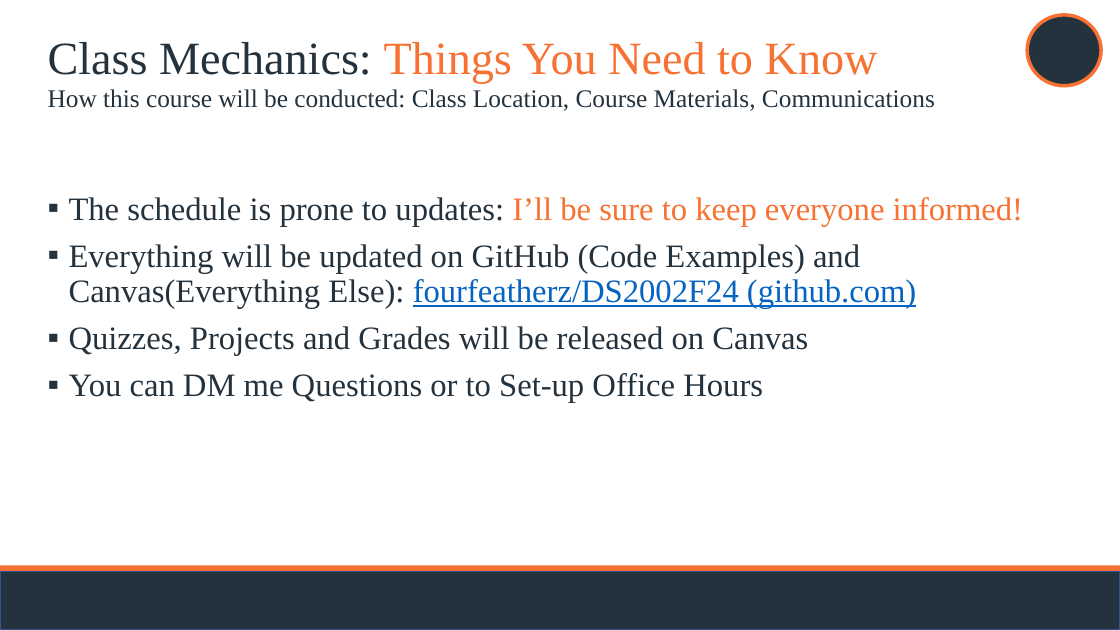
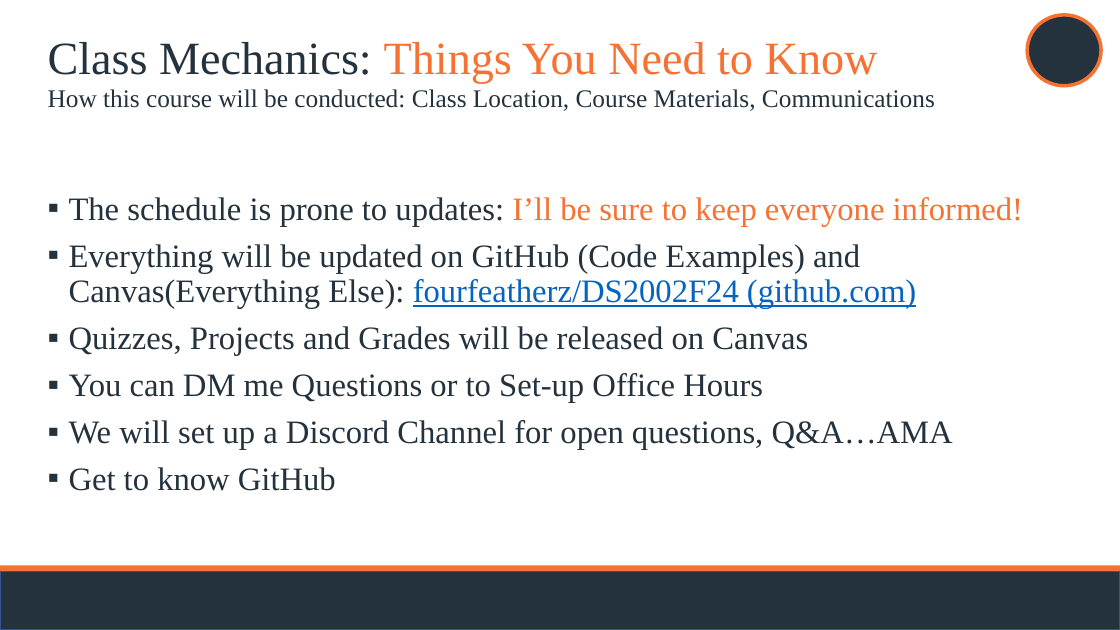
Before and after one commit to fourfeatherz/DS2002F24, a slide deck: slide 6 of decks/01-OverviewF24.pptx. Drawn at 1120x630 pixels with LibreOffice and Linux fonts; fonts in the diff are those of the drawing; background and template pictures are left out. Boxes give left, top, right and bottom in pixels: in the first picture for what was removed or moved away, otherwise in the second. Text is boxed around its words. In the diff, an @@ line names an element or a change of style, - is before the commit and + after.

```diff
--- a/decks/01-OverviewF24.pptx
+++ b/decks/01-OverviewF24.pptx
@@ text at (69, 420, 953, 491): paragraphs added @@
+▪ We will set up a Discord Channel for open questions, Q&A…AMA
+▪ Get to know GitHub
```
